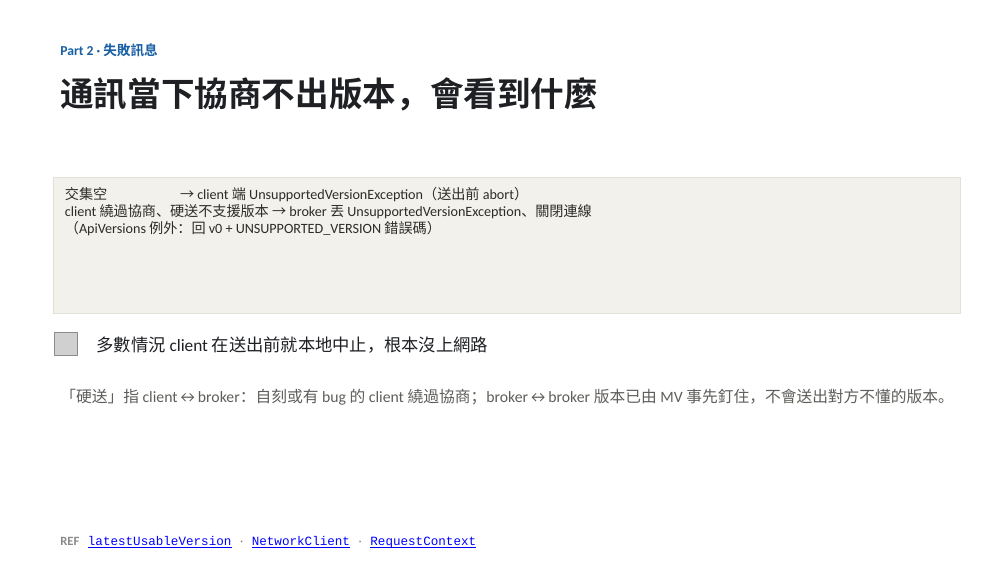
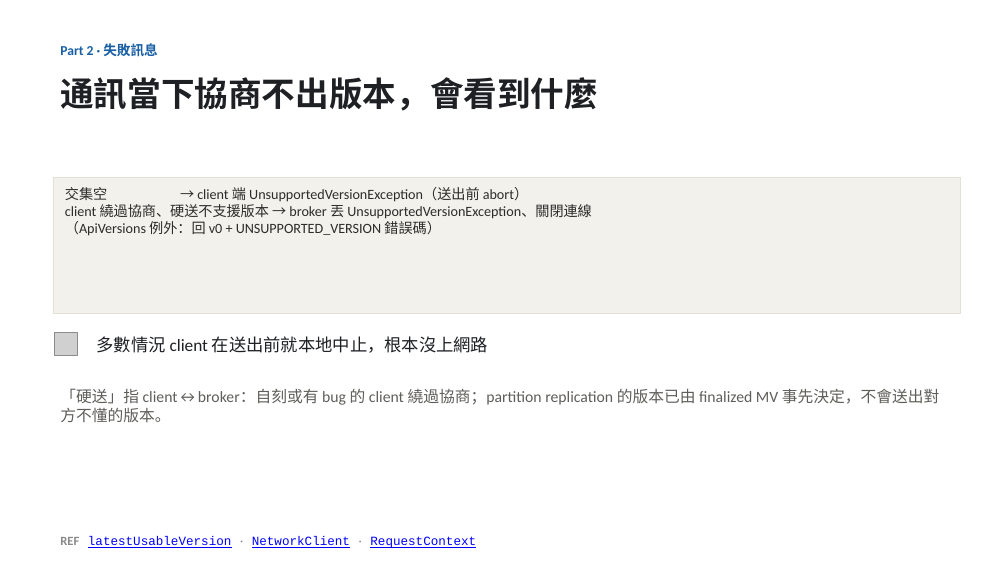
Before and after one commit to unknowntpo/kafka, a slide deck: slide 14 of study/version-control/kafka-version-negotiation.pptx. Drawn at 1008x567 pixels with LibreOffice and Linux fonts; fonts in the diff are those of the drawing; grey boxes stand for pictures. Boxes give left, top, right and bottom in pixels: in the first picture for what was removed or moved away, otherwise in the second. Text is boxed around its words. In the diff, an @@ line names an element or a change of style, - is before the commit and + after.

```diff
--- a/study/version-control/kafka-version-negotiation.pptx
+++ b/study/version-control/kafka-version-negotiation.pptx
@@ text at <box>60,388,939,422</box>: text changed @@
-「硬送」指 client↔broker：自刻或有 bug 的 client 繞過協商；broker↔broker 版本已由 MV 事先釘住，不會送出對方不懂的版本。
+「硬送」指 client↔broker：自刻或有 bug 的 client 繞過協商；partition replication 的版本已由 finalized MV 事先決定，不會送出對方不懂的版本。
```
Also in this commit, not shown: 4 other slides changed, 3 other files.
